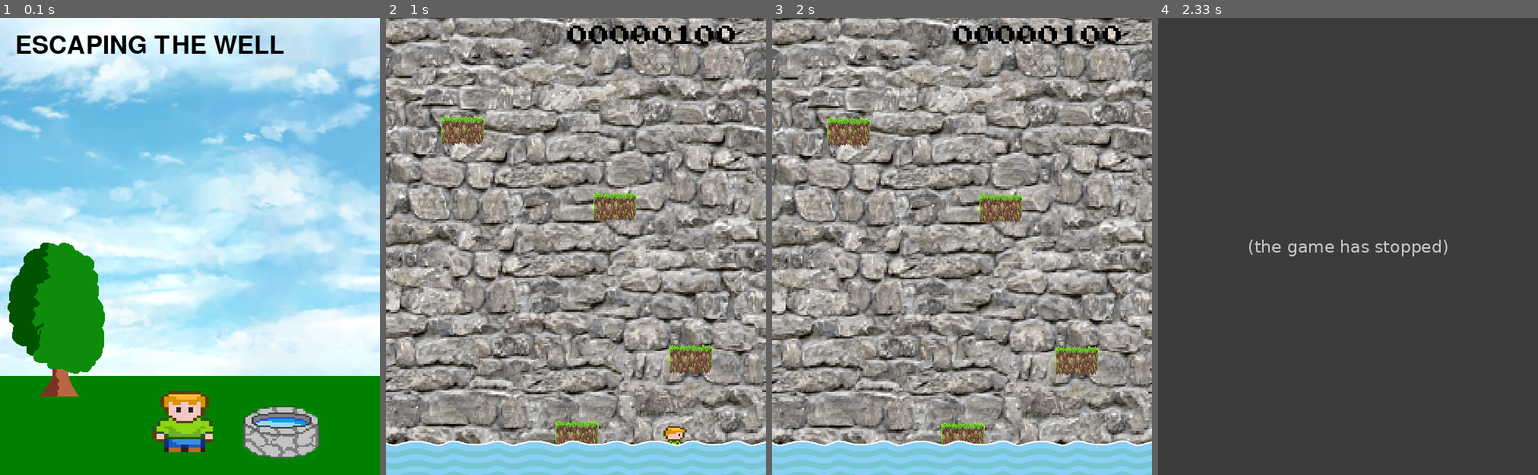
Above: before the commit, frames 1-4 (left to right).
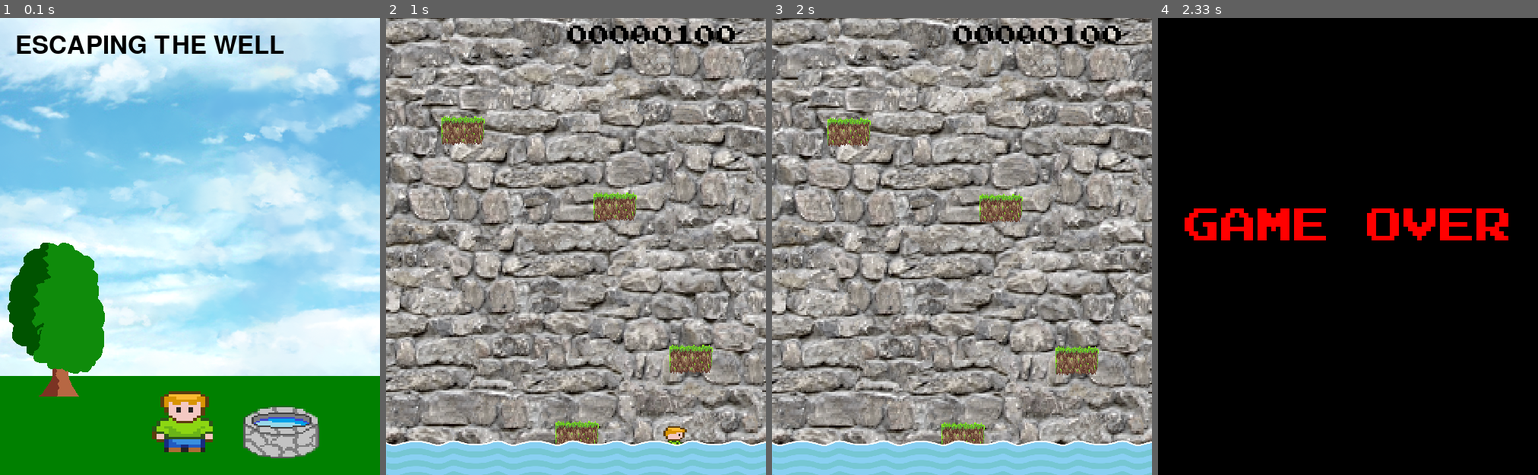
Above: after the commit, the same moments.

Repository: ykarodeandrade/projeto.pygame
Game: pygame game, started from logica.py
The game is run twice, just before and just after one commit, with the same random seed, the same clock (stepped at 60 frames per second) and the same inputs.
Inputs:
- Up to frame 1 (0.1 s): no input
- Up to frame 2 (1 s): tap Space at 0.33 s; hold Right from 0.67 s (still down)
- Up to frame 3 (2 s): release Right at 1.13 s
- Up to frame 4 (2.33 s): no input

Frames 1-3 are identical in both runs. In frame 4, 100% of the frame differs, in the area x 0-100%, y 0-100%.
Before the commit the program exited at 2.03 s; later frames show no game.

Commit message:
Implementando a tela final

Diff:
--- a/assets.py
+++ b/assets.py
@@ -4,8 +4,9 @@
 
 pygame.init()
 #pygame.mixer.init()
-font = pygame.font.SysFont('Algerian', 48)
+font = pygame.font.Font(os.path.join(FNT_DIR,'score.ttf'),48)#('Algerian', 48)
 texto_inicial = font.render('ESCAPING THE WELL', True, (255, 0, 0))
+texto_final = font.render('GAME OVER', True, (255, 0, 0))
 background = pygame.image.load(os.path.join(IMG_DIR,'poço.png'))
 background= pygame.transform.scale(background, (LARGURA, ALTURA))
 #background = pygame.display.set_mode((LARGURA, ALTURA))
--- a/constantes.py
+++ b/constantes.py
@@ -28,4 +28,5 @@
 WALKING_LEFT = 4     #andando para esquerda
 # Define algumas variáveis com as cores básicas
 WHITE = (255, 255, 255)
-BLACK = (0, 128, 0)
+GREEN = (0, 128, 0)
+BLACK = (0, 0, 0)
--- a/game_screen.py
+++ b/game_screen.py
@@ -1,8 +1,9 @@
 import pygame
-from constantes import FPS, LARGURA, ALTURA, WALKING_LEFT,WALKING_RIGTH,STILL,BLOCO_LARGURA,BLOCO_ALTURA
-from assets import blocos, bloco_img, dog_img, som_pulo, background,som_gameover,score_font,texto_inicial,agua
+from constantes import FPS, LARGURA, ALTURA, WALKING_LEFT,WALKING_RIGTH,STILL,BLOCO_LARGURA,BLOCO_ALTURA,BLACK
+from assets import blocos, bloco_img, dog_img, som_pulo, background,som_gameover,score_font,texto_inicial,agua, texto_final
 from sprites import Ship, Bloco
 import time
+
 
 pygame.init()
 pygame.mixer.init()
@@ -89,6 +90,11 @@
         if player.rect.bottom>ALTURA:
             som_gameover.play()
             time.sleep(1)
+            window.fill(BLACK)
+            window.blit(background, (LARGURA, ALTURA))
+            window.blit(texto_final,(LARGURA-465,ALTURA-350))
+            pygame.display.flip()
+            pygame.time.delay(3000)
             game=False
         todos_sprites.update()
         lista_blocos.update()
--- a/init_screen.py
+++ b/init_screen.py
@@ -1,7 +1,7 @@
 import pygame
 import random
 from os import path
-from constantes import ALTURA, IMG_DIR, BLACK, FPS, JUMPING, FALLING, LARGURA
+from constantes import ALTURA, IMG_DIR, GREEN, FPS, JUMPING, FALLING, LARGURA
 
 
 def init_screen(screen):
@@ -38,7 +38,7 @@
                 running = False
 
         # A cada loop, redesenha o fundo e os sprites
-        screen.fill(BLACK)
+        screen.fill(GREEN)
         screen.blit(background, background_rect)
         screen.blit(arvore, (10, ALTURA-305))
         screen.blit(poco_inicio, (320, ALTURA-100))
